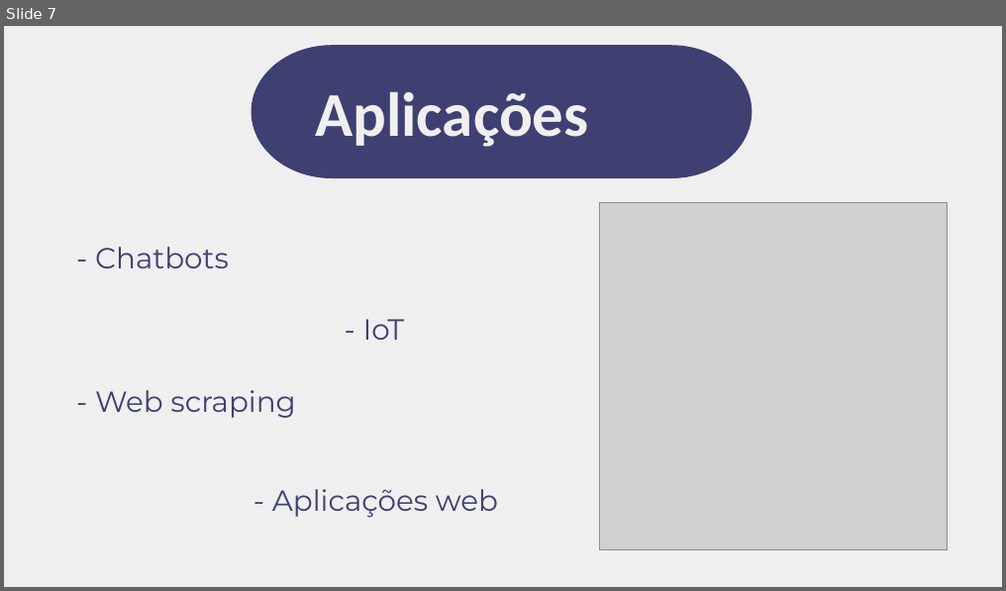
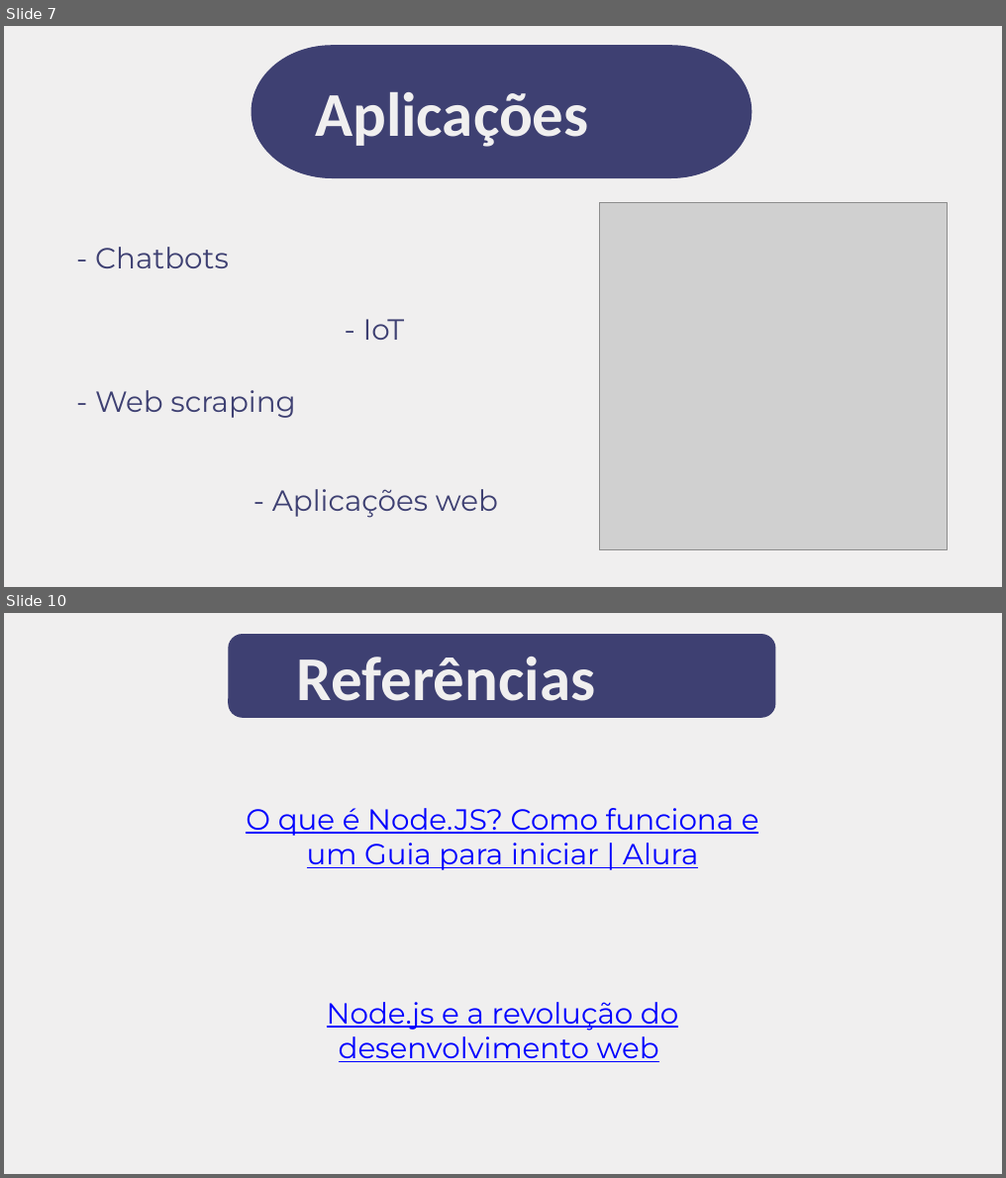
Before and after one commit to johnnysuh/atividades, a slide deck: NODE.pptx. Shown one above the other, each under a label of ours: slide 7 before the commit, slides 7 and 10 after it; the slides between them are not shown. The pictures are 1006x591 and 1006x1178 pixels, drawn with LibreOffice and Linux fonts; fonts in the diff are those of the drawing; grey boxes stand for pictures. Boxes give left, top, right and bottom in pixels: in the first picture for what was removed or moved away, otherwise in the second. Text is boxed around its words. In the diff, an @@ line names an element or a change of style, - is before the commit and + after.

Commit message:
node

```diff
--- a/NODE.pptx
+++ b/NODE.pptx
@@ slide 10 added at box(4, 613, 1002, 1174), background #F0EFEF @@
@@ rounded rectangle added at box(229, 635, 775, 718), fill #3E4072, outline #3E4072 1 pt @@
@@ text added at box(297, 657, 595, 701), 60 pt, text #F0EFEF, bold @@
+Referências
@@ text added at box(246, 808, 759, 870), 28 pt, text #0000FF, underline @@
+O que é Node.JS? Como funciona e um Guia para iniciar | Alura
@@ text added at box(327, 1002, 678, 1062), 28 pt, text #0000FF, underline @@
+Node.js e a revolução do desenvolvimento web
```
Also in this commit, not shown: 1 slide changed, 2 other slides added.
